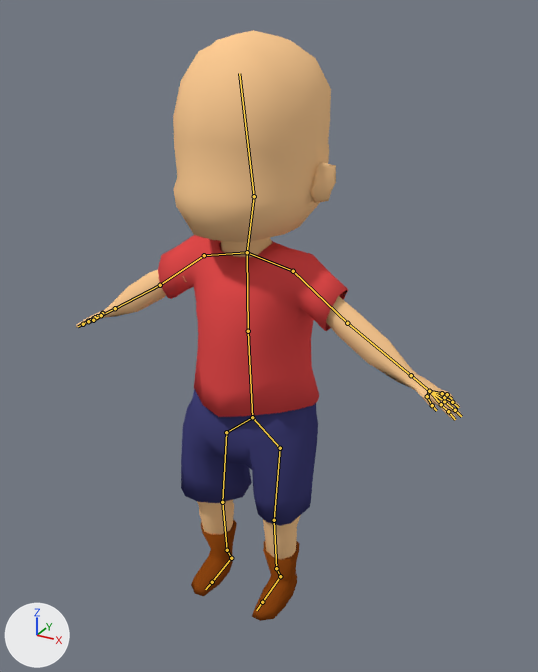
The Blender file Snowy ARPG/Assets/Things/PlayerStuff/CharacterARPG.blend as it was, and as the next commit left it.
Both versions are drawn from a 50 mm camera at (2.64, -4.43, 4.52) aimed at (0.12, 0.15, 2.22). Every picture has the same lights, and +X, +Y and +Z are marked at lower left. The bones that bend it are drawn over the model as lines.

The first picture shows 'Body', 'Head', 'Shirt', 'Shoes', 'Shorts'.
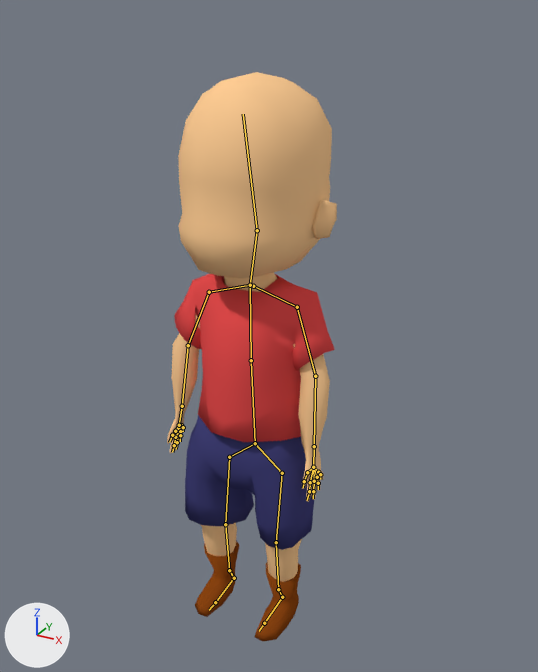
The newer file adds an action. The first version stands in its rest pose; the second is drawn at frame 0 of the action 'Hit.001'.

Where the change shows, as pixel boxes (x1, y1, x2, y2) in the pictures (538 x 672 px):
'Head', posed: before (173, 30, 336, 242); after (178, 72, 337, 278)
'Shirt', posed (15% narrower, 8% shorter): before (158, 235, 348, 417); after (174, 274, 335, 442)
'Shorts', posed: before (181, 389, 318, 526); after (185, 415, 314, 550)
'Body', posed (58% narrower): before (76, 237, 462, 560); after (167, 272, 330, 582)
'Shoes', posed: before (191, 519, 300, 621); after (195, 541, 301, 641)
bone 'Bone', root to tip: before (247, 252) to (248, 331); after (250, 285) to (251, 360)
bone 'Bone.012', root to tip: before (247, 252) to (293, 271); after (253, 286) to (297, 307)
bone 'Bone.014', root to tip: before (293, 271) to (347, 323); after (297, 307) to (315, 376)
bone 'Bone.016', root to tip: before (347, 323) to (411, 375); after (315, 376) to (314, 446)
bone 'Bone.013', root to tip: before (247, 252) to (204, 255); after (250, 285) to (209, 292)
bone 'Bone.015', root to tip: before (204, 255) to (160, 285); after (209, 292) to (188, 345)
bone 'Bone.017', root to tip: before (160, 285) to (115, 308); after (188, 345) to (182, 406)
bone 'Bone.036', root to tip: before (247, 252) to (254, 196); after (250, 285) to (257, 230)

What the commit changed:
Bone 'Bone' (bone_bone) moves from (0.0, 0.0, 0.0) to (0.037, 0.256, 0.0).
Bone 'Bone.012' (bone_bone_012) moves from (0.0, 0.0, 0.0) to (-0.25, 0.066, -0.107).
Bone 'Bone.012' (bone_bone_012) turns from (0, 0, 0) to (-2, 0, 2) degrees about its own x, y and z.
Bone 'Bone.014' (bone_bone_014) turns from (0, 0, 0) to (-5, 3, 31) degrees about its own x, y and z.
Bone 'Bone.016' (bone_bone_016) turns from (0, 0, 0) to (-4, 2, 21) degrees about its own x, y and z.
Bone 'Bone.013' (bone_bone_013) moves from (0.0, 0.0, 0.0) to (0.229, 0.052, -0.109).
Bone 'Bone.013' (bone_bone_013) turns from (0, 0, 0) to (-4, -1, -4) degrees about its own x, y and z.
Bone 'Bone.015' (bone_bone_015) moves from (0.0, 0.0, 0.0) to (0.015, 0.003, 0.031).
Bone 'Bone.015' (bone_bone_015) turns from (0, 0, 0) to (-2, -4, -25) degrees about its own x, y and z.
Bone 'Bone.017' (bone_bone_017) turns from (0, 0, 0) to (-2, -3, -20) degrees about its own x, y and z.
Bone 'Bone.036' (bone_bone_036) moves from (0.0, 0.0, 0.0) to (0.009, -0.227, -0.124).
